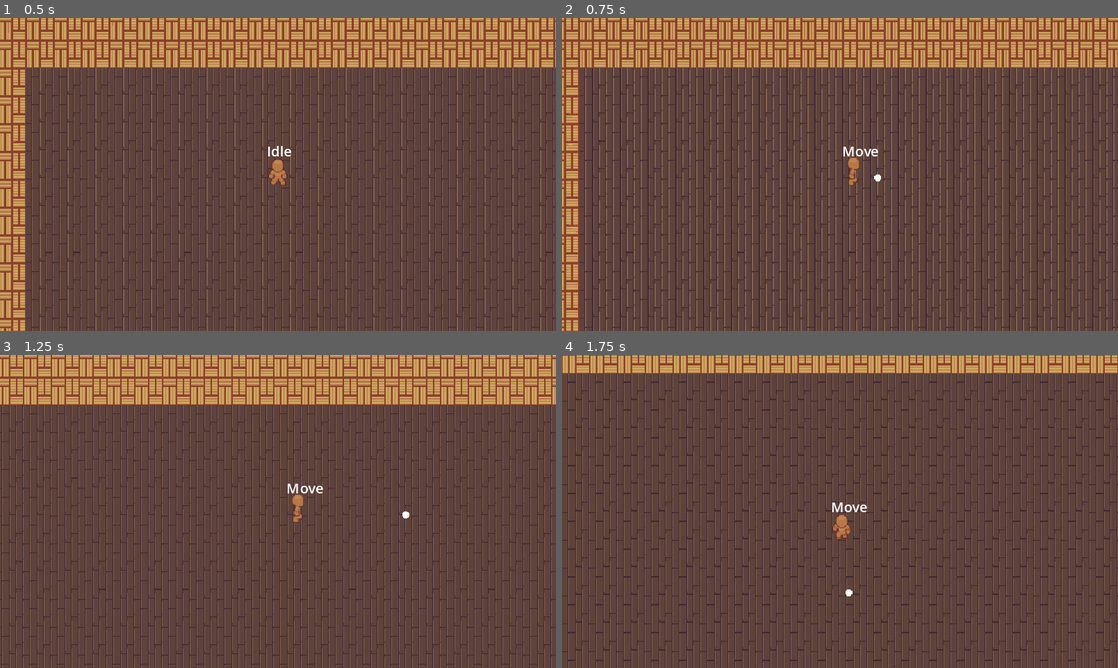
Above: before the commit, frames 1-4 (two rows, left to right).
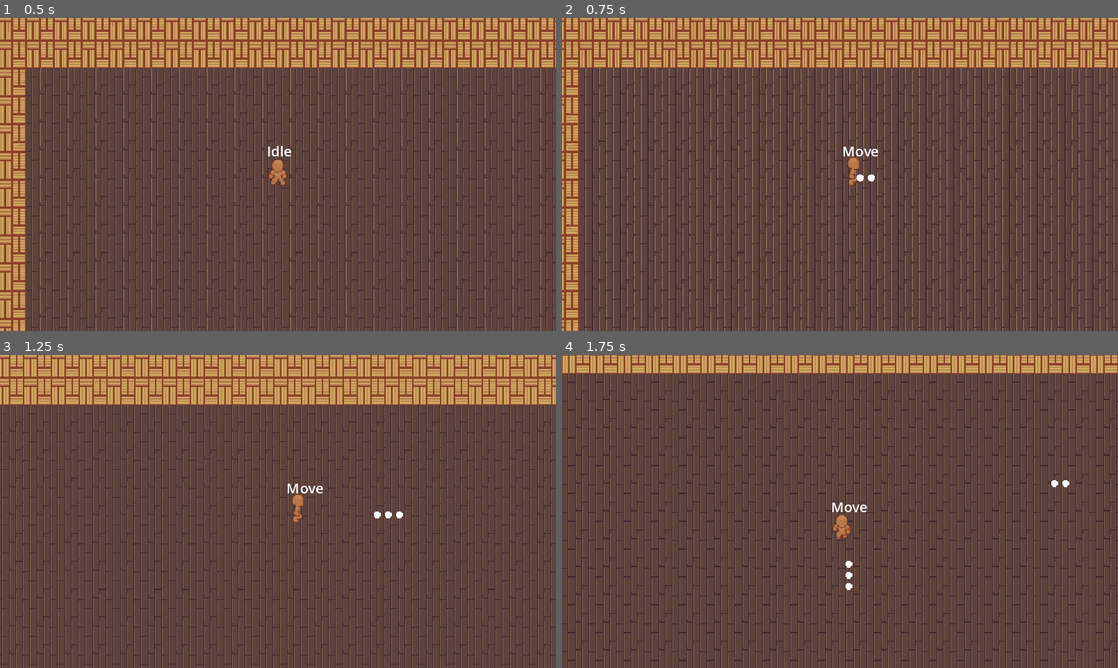
Above: after the commit, the same moments.

Repository: ajcar110/ARPG-Char-Control
Game: Godot game, scene res://game_master.tscn
Same seed, same stepped clock (60 frames per second), same inputs: the game is played once before the commit and once after it.
Inputs:
- Up to frame 1 (0.5 s): no input
- Up to frame 2 (0.75 s): hold D (move_right) from 0.53 s (still down); tap Q (ability1) at 0.6 s
- Up to frame 3 (1.25 s): keep holding D (move_right)
- Up to frame 4 (1.75 s): release D (move_right) at 1.28 s; hold S (move_down) from 1.28 s (still down); tap Q (ability1) at 1.35 s

Frame 1 is identical in both runs. In frame 2, less than 0.1% of the frame differs, in the area x 53-58%, y 50-53%; in frame 3, less than 0.1%; in frame 4, 0.1%, in the area x 51-92%, y 40-78%.

Commit message:
added bad bullet delay

Diff:
--- a/Abilities/Shoot/Shoot.gd
+++ b/Abilities/Shoot/Shoot.gd
@@ -2,6 +2,8 @@
 
 @export var number_of_projectiles: int = 1
 
+
 func Execute():
 	for i in number_of_projectiles:
+		await get_tree().create_timer(.05).timeout
 		Utils.spawn_projectile(source,"small",self.global_position)
--- a/Abilities/Shoot/Shoot.tscn
+++ b/Abilities/Shoot/Shoot.tscn
@@ -4,3 +4,4 @@
 
 [node name="Shoot" type="Node2D"]
 script = ExtResource("1_kjy1a")
+number_of_projectiles = 3
